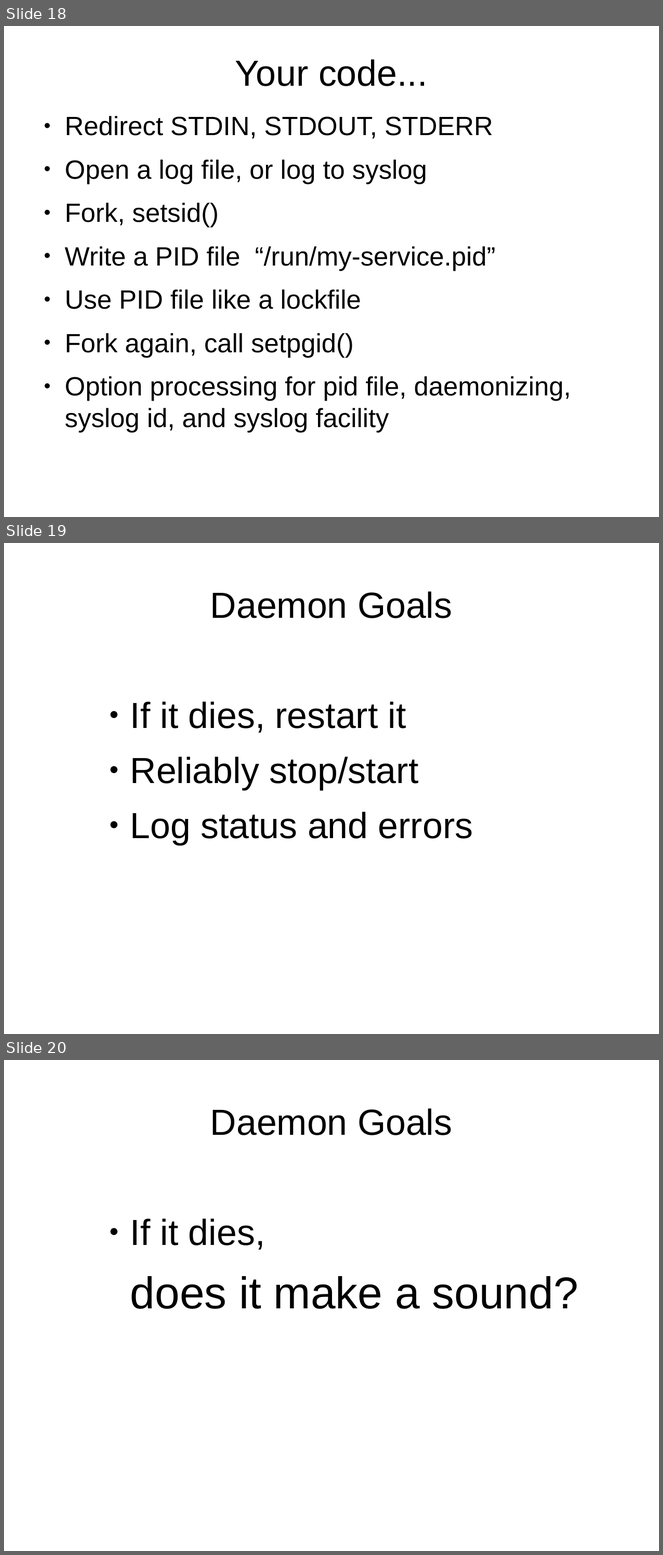
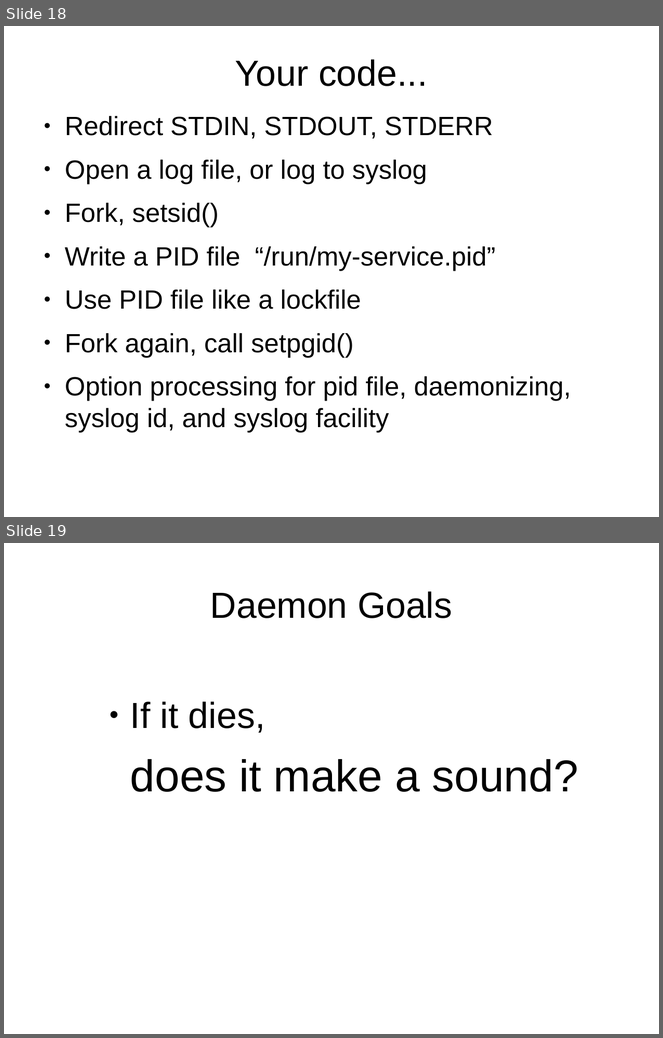
Before and after one commit to nrdvana/yapc-supervision-talk, a slide deck: slides.odp. Shown one above the other, each under a label of ours: slides 18, 19 and 20 before the commit, slides 18 and 19 after it. The pictures are 663x1555 and 663x1038 pixels, drawn with LibreOffice and Linux fonts; fonts in the diff are those of the drawing. Boxes give left, top, right and bottom in pixels: in the first picture for what was removed or moved away, otherwise in the second. Text is boxed around its words. In the diff, an @@ line names an element or a change of style, - is before the commit and + after.

```diff
--- a/slides.odp
+++ b/slides.odp
@@ slide 19 removed at box(4, 543, 659, 1034), background #FFFFFF @@
@@ title removed at box(210, 591, 452, 618) @@
-Daemon Goals
@@ text removed at box(130, 702, 473, 846) @@
-● If it dies, restart it
-● Reliably stop/start
-● Log status and errors
@@ what was slide 20 is now slide 19 @@
```
Also in this commit, not shown: 2 other slides removed, 1 other file.
